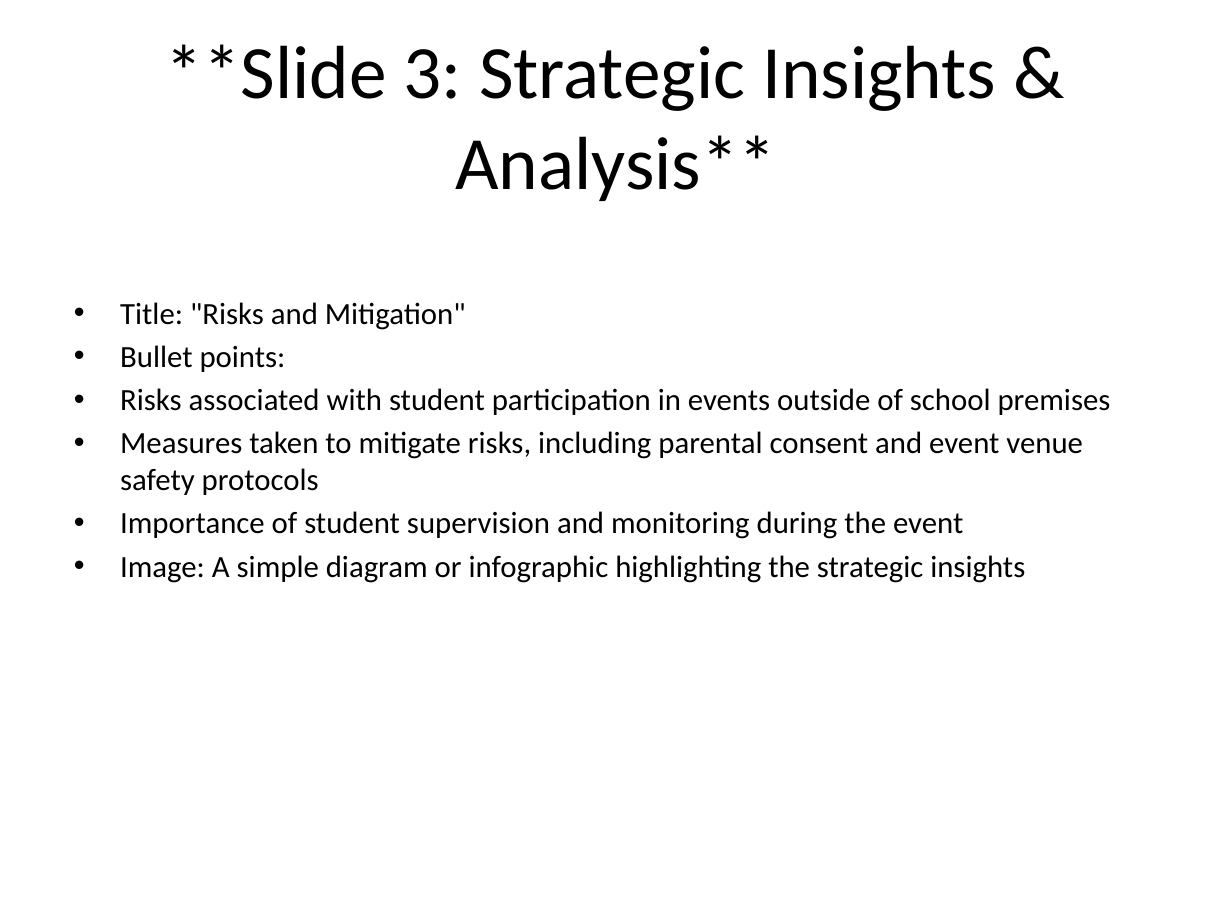
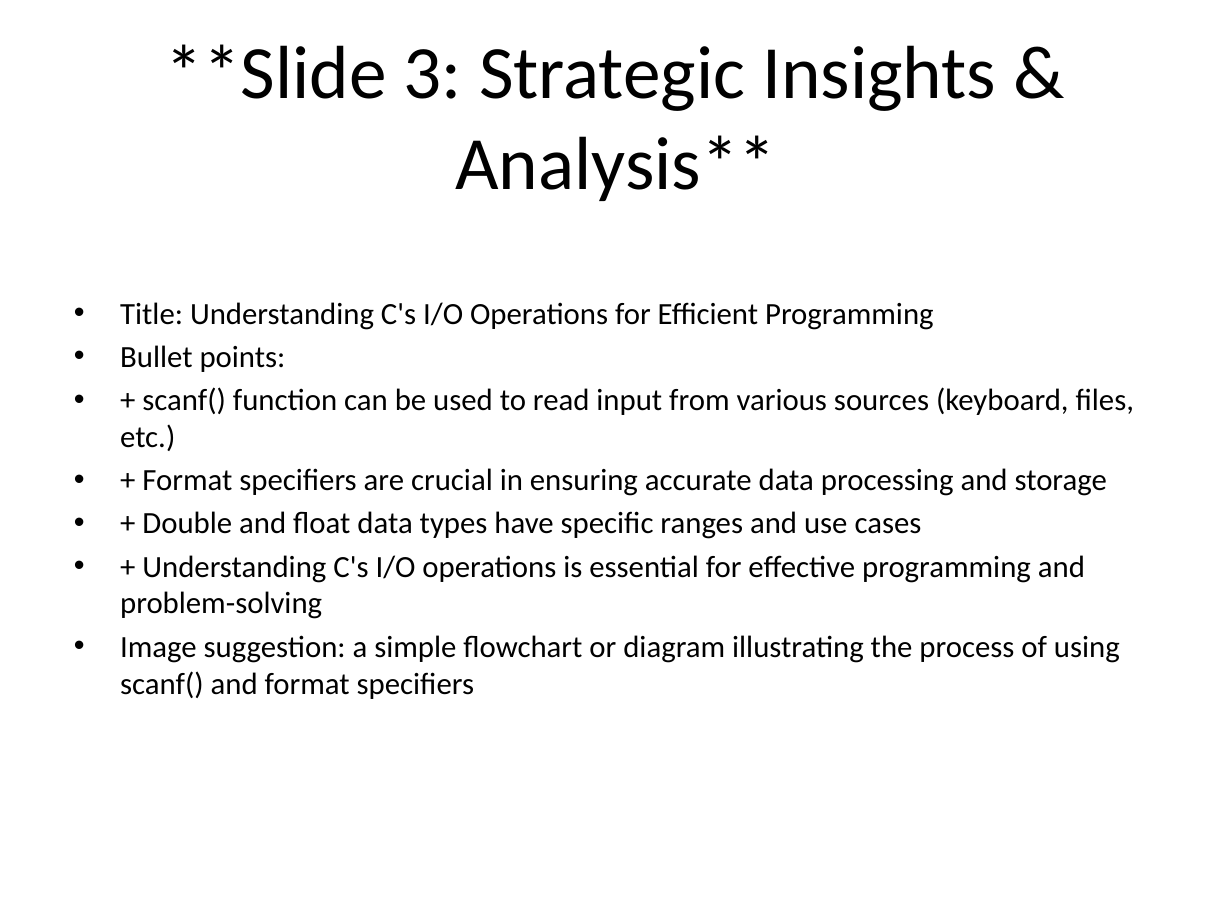
Before and after one commit to kalakonda-akshay/RAG, a slide deck: slide 4 of data/reports/Executive_Deck.pptx. Drawn at 1232x924 pixels with LibreOffice and Linux fonts; fonts in the diff are those of the drawing. Boxes give left, top, right and bottom in pixels: in the first picture for what was removed or moved away, otherwise in the second. Text is boxed around its words. In the diff, an @@ line names an element or a change of style, - is before the commit and + after.

```diff
--- a/data/reports/Executive_Deck.pptx
+++ b/data/reports/Executive_Deck.pptx
@@ text at box(120, 302, 934, 330): text changed @@
-• Title: "Risks and Mitigation"
+• Title: Understanding C's I/O Operations for Efficient Programming
@@ text at box(120, 387, 1134, 699): text changed @@
-• Risks associated with student participation in events outside of school premises
-• Measures taken to mitigate risks, including parental consent and event venue safety protocols
-• Importance of student supervision and monitoring during the event
-• Image: A simple diagram or infographic highlighting the strategic insights
+• + scanf() function can be used to read input from various sources (keyboard, files, etc.)
+• + Format specifiers are crucial in ensuring accurate data processing and storage
+• + Double and float data types have specific ranges and use cases
+• + Understanding C's I/O operations is essential for effective programming and problem-solving
+• Image suggestion: a simple flowchart or diagram illustrating the process of using scanf() and format specifiers
```
Also in this commit, not shown: 2 other slides changed, 1 slide added, 1 slide removed, 36 other files.
